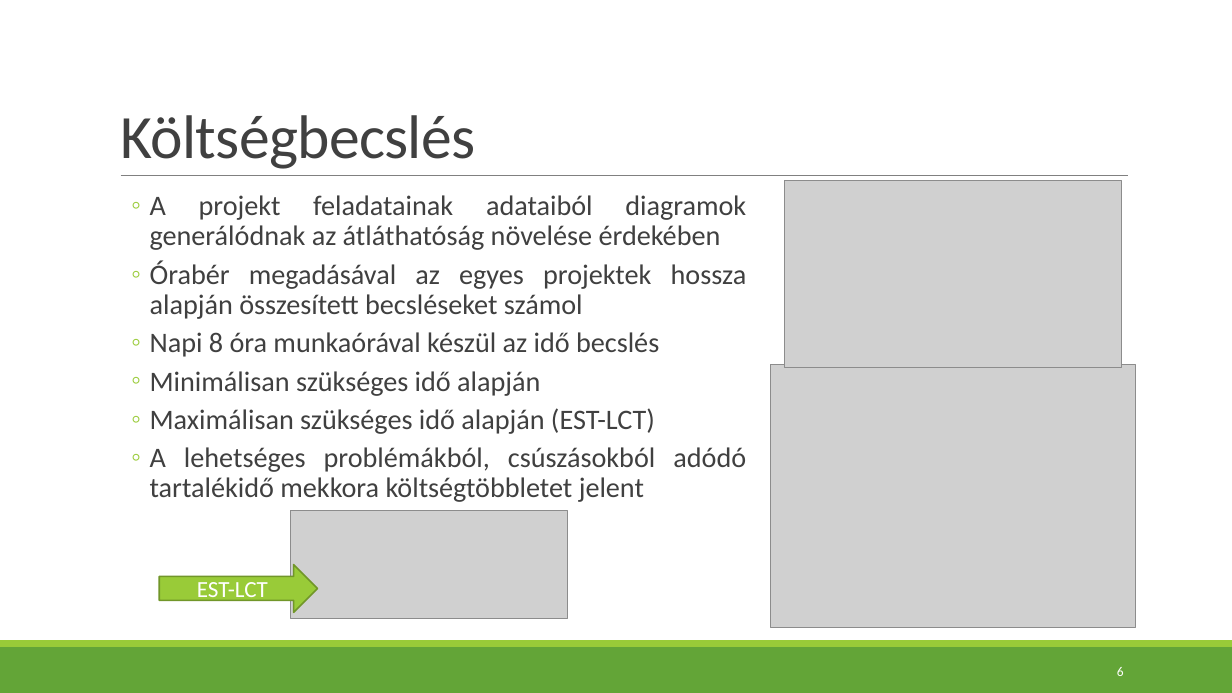
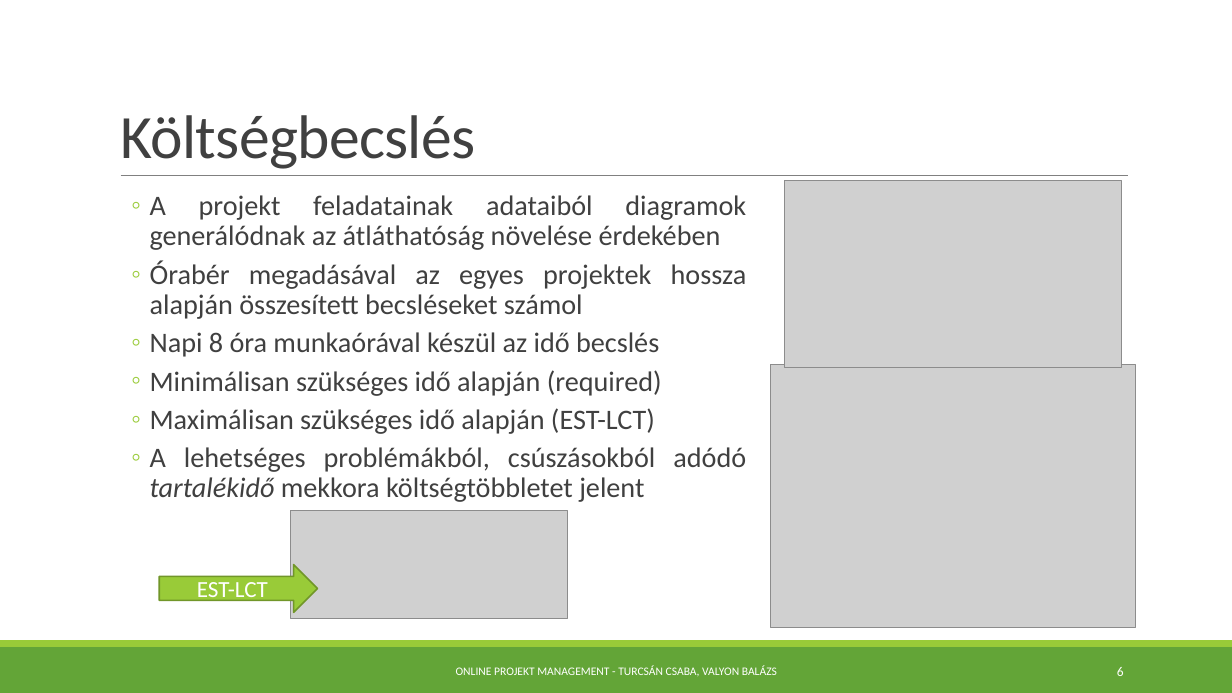
Before and after one commit to valyonbalazs/softarch, a slide deck: slide 6 of specification/prezentacio_v01.pptx. Drawn at 1232x693 pixels with LibreOffice and Linux fonts; fonts in the diff are those of the drawing; grey boxes stand for pictures. Boxes give left, top, right and bottom in pixels: in the first picture for what was removed or moved away, otherwise in the second. Text is boxed around its words. In the diff, an @@ line names an element or a change of style, - is before the commit and + after.

```diff
--- a/specification/prezentacio_v01.pptx
+++ b/specification/prezentacio_v01.pptx
@@ text at [150,370,662,396]: text changed @@
-  ◦ Minimálisan szükséges idő alapján
+  ◦ Minimálisan szükséges idő alapján (required)
@@ text at [150,447,746,502]: italic on in "tartalékidő" @@
@@ text added at [456,666,777,676], 9 pt, text #FFFFFF @@
+ONLINE PROJEKT MANAGEMENT - TURCSÁN CSABA, VALYON BALÁZS
```
Also in this commit, not shown: 7 other slides changed, 1 slide added, 1 slide removed.
